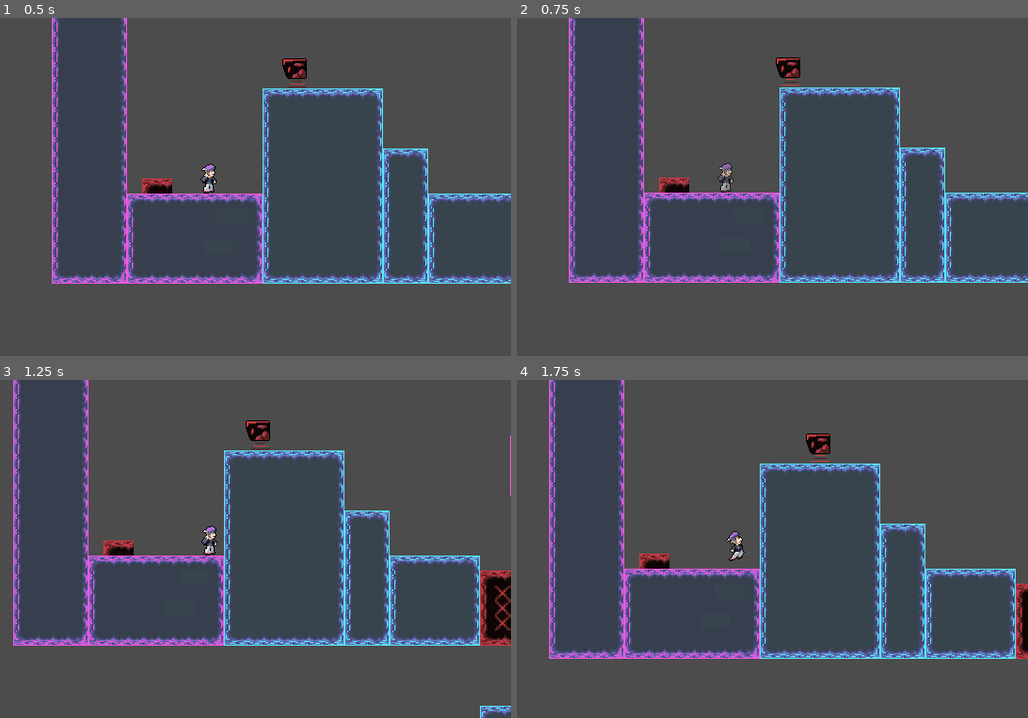
Above: before the commit, frames 1-4 (two rows, left to right).
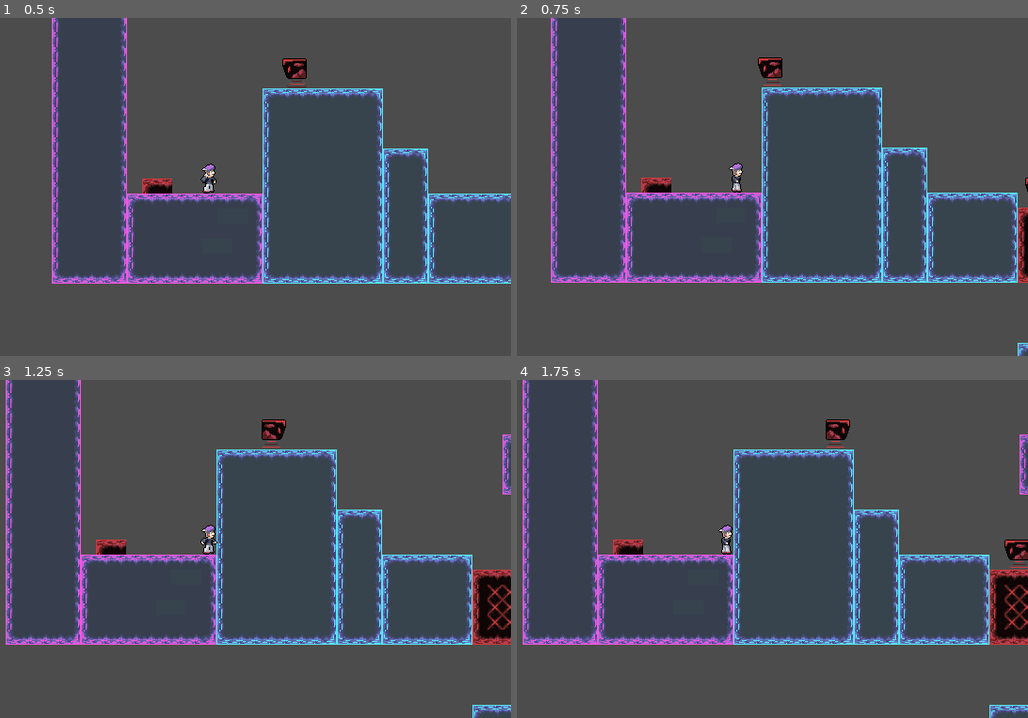
Above: after the commit, the same moments.

Repository: ToastedFood/Platformer-For-Teaching
Game: Godot game, scene res://StageOne.tscn
Same seed, same stepped clock (60 frames per second), same inputs: the game is played once before the commit and once after it.
Inputs:
- Up to frame 1 (0.5 s): no input
- Up to frame 2 (0.75 s): hold Right (ui_right) from 0.53 s (still down)
- Up to frame 3 (1.25 s): keep holding Right (ui_right); tap Space (ui_select) at 0.77 s
- Up to frame 4 (1.75 s): keep holding Right (ui_right); tap Space (ui_select) at 1.52 s

Frame 1 is identical in both runs. In frame 2, 13% of the frame differs, in the area x 6-100%, y 0-100%; in frame 3, 13%; in frame 4, 18%, in the area x 1-100%, y 0-100%.

Commit message:
i forgot to change something

Diff:
--- a/Platformer Summer 2023/Player.gd
+++ b/Platformer Summer 2023/Player.gd
@@ -99,8 +99,8 @@
 						dead()
 					else:
 						get_slide_collision(i).collider.dead()
-				if("TileMap") in get_slide_collision(i).collider.name:
-					dead()
+				#if("TileMap") in get_slide_collision(i).collider.name:
+					#dead()
 
 
 
